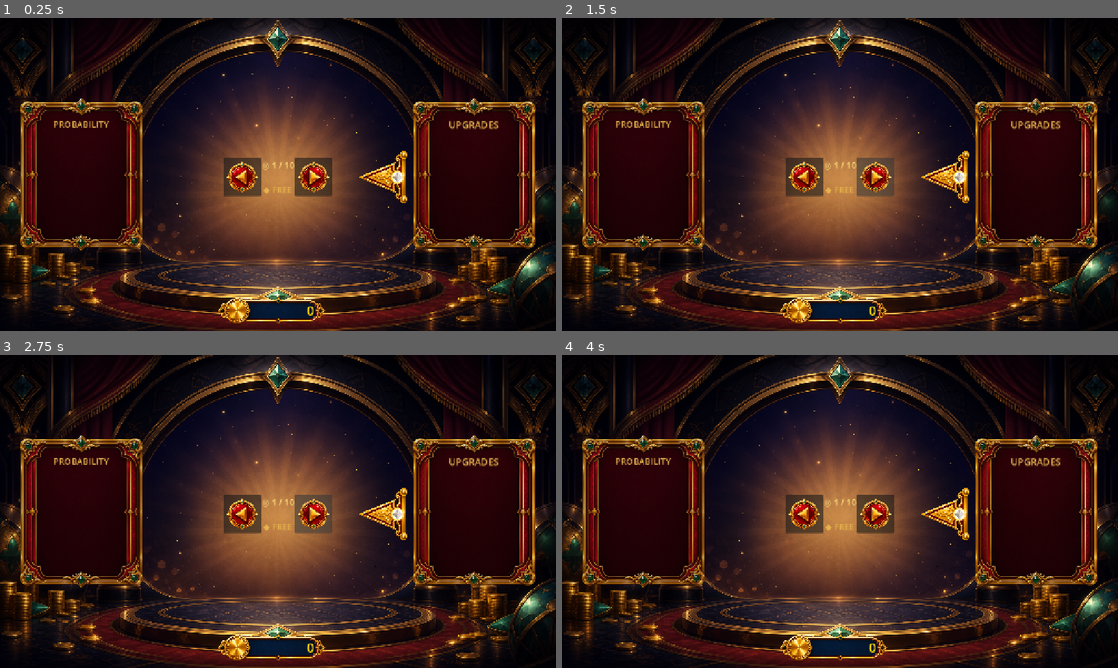
Above: before the commit, frames 1-4 (two rows, left to right).
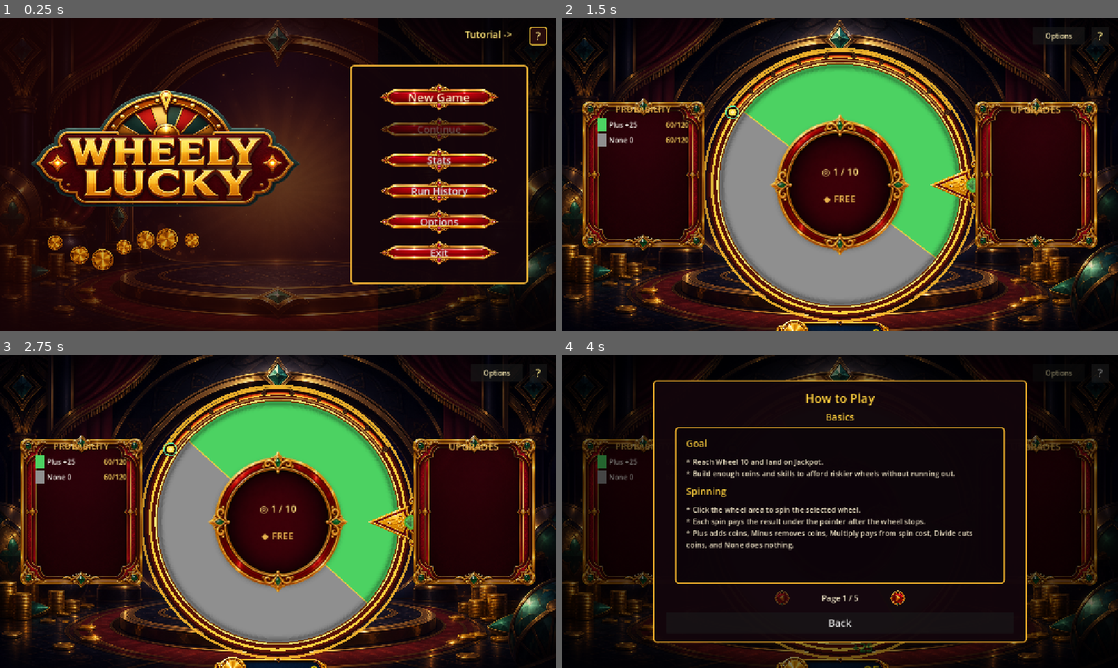
Above: after the commit, the same moments.

Repository: chelij/wheelylucky
Game: Godot game, scene res://scenes/main.tscn
Two runs of this game, one before a commit and one after it. Both use one fixed random seed, a clock stepped at 60 frames per second and the inputs below. Sound files missing from this copy of the repository are replaced by a short silence.
Inputs (mouse positions are in pixels of both pictures, inside the frame that each line leads up to):
- Up to frame 1 (0.25 s): no input
- Up to frame 2 (1.5 s): click (1001, 96) at 0.5 s, where only the run after the commit has a clickable "New Game"; click (873, 177) at 1.27 s
- Up to frame 3 (2.75 s): click (311, 514) at 2.02 s
- Up to frame 4 (4 s): click (806, 514) at 2.77 s; click (1101, 373) at 3.5 s, where only the run after the commit has a clickable "?"

The runs differ from the first frame. In frame 1, 45% of the frame differs, in the area x 0-100%, y 0-100%; in frame 2, 35%; in frame 3, 35%; in frame 4, 45%.
Error before the commit: Parse Error: Could not preload resource script "res://scripts/wheel_config.gd". (res://scripts/game.gd:4)

Commit message:
Tighten wheel balance verification and docs

Diff:
--- a/scripts/verify_polish.gd
+++ b/scripts/verify_polish.gd
@@ -220,17 +220,17 @@
 	_check_contains("scripts/main_menu.gd", "func _layout_menu(viewport_override: Vector2 = Vector2.ZERO)", "Menu layout can be runtime-verified with explicit viewport size")
 	_check_contains("scripts/save_manager.gd", "\"tutorial_sign_seen\": false", "Tutorial sign seen flag has default")
 	_check_file_exists("wheel_balance.md", "Wheel balance snapshot exists")
-	_check_contains("wheel_balance.md", "92c0b5c8f72af71efa018a5d8864c0612ed98241", "Wheel balance snapshot records recovered blob source")
-	_check_contains("wheel_balance.md", "| W5 | 1200 | `+1800`", "Wheel balance snapshot records tuned W5 Plus")
-	_check_contains("wheel_balance.md", "| W6 | 5000 | `+7500`", "Wheel balance snapshot records tuned W6 Plus")
-	_check_contains("wheel_balance.md", "| W7 | 18000 | `+27000`", "Wheel balance snapshot records tuned W7 Plus")
-	_check_contains("wheel_balance.md", "| W8 | 140000 | `+190000`", "Wheel balance snapshot records tuned W8 Plus")
-	_check_contains("wheel_balance.md", "| W9 | 1200000 | `+1700000`", "Wheel balance snapshot records tuned W9 Plus")
-	_check_contains("scripts/wheel_config.gd", "_mo(\"+1800\", OP_ADD, 1800.0, 53, POSITIVE)", "Wheel config applies tuned W5 Plus")
-	_check_contains("scripts/wheel_config.gd", "_mo(\"+7500\", OP_ADD, 7500.0, 54, POSITIVE)", "Wheel config applies tuned W6 Plus")
-	_check_contains("scripts/wheel_config.gd", "_mo(\"+27000\", OP_ADD, 27000.0, 55, POSITIVE)", "Wheel config applies tuned W7 Plus")
-	_check_contains("scripts/wheel_config.gd", "_mo(\"+190000\", OP_ADD, 190000.0, 56, POSITIVE)", "Wheel config applies tuned W8 Plus")
-	_check_contains("scripts/wheel_config.gd", "_mo(\"+1700000\", OP_ADD, 1700000.0, 58, POSITIVE)", "Wheel config applies tuned W9 Plus")
+	_check_contains("wheel_balance.md", "Smoothed cost curve", "Wheel balance snapshot records smoothed balance goal")
+	_check_contains("wheel_balance.md", "| W5 | 800 | `+2,006`", "Wheel balance snapshot records smoothed W5 Plus")
+	_check_contains("wheel_balance.md", "| W6 | 2,500 | `+6,019`", "Wheel balance snapshot records smoothed W6 Plus")
+	_check_contains("wheel_balance.md", "| W7 | 7,500 | `+17,298`", "Wheel balance snapshot records smoothed W7 Plus")
+	_check_contains("wheel_balance.md", "| W8 | 22,000 | `+49,016`", "Wheel balance snapshot records smoothed W8 Plus")
+	_check_contains("wheel_balance.md", "| W9 | 65,000 | `+140,568`", "Wheel balance snapshot records smoothed W9 Plus")
+	_check_contains("scripts/wheel_config.gd", "_mo(\"+2006\", OP_ADD, 2006.0, 53, POSITIVE)", "Wheel config applies smoothed W5 Plus")
+	_check_contains("scripts/wheel_config.gd", "_mo(\"+6019\", OP_ADD, 6019.0, 54, POSITIVE)", "Wheel config applies smoothed W6 Plus")
+	_check_contains("scripts/wheel_config.gd", "_mo(\"+17298\", OP_ADD, 17298.0, 55, POSITIVE)", "Wheel config applies smoothed W7 Plus")
+	_check_contains("scripts/wheel_config.gd", "_mo(\"+49016\", OP_ADD, 49016.0, 56, POSITIVE)", "Wheel config applies smoothed W8 Plus")
+	_check_contains("scripts/wheel_config.gd", "_mo(\"+140568\", OP_ADD, 140568.0, 58, POSITIVE)", "Wheel config applies smoothed W9 Plus")
 	_check_contains("polish.md", "Status policy: implementation tasks can be checked during development", "Polish status policy is documented")
 	_check_contains("polish.md", "## Manual Playtest Checklist", "Manual playtest checklist exists")
 	_check_contains("polish.md", "## Additional Suggestions Current State", "Additional suggestions current-state summary exists")
--- a/scripts/wheel_config.gd
+++ b/scripts/wheel_config.gd
@@ -36,71 +36,71 @@
 
 static func _get_wheel_2():
 	return [
-		_mo("+60", OP_ADD, 60.0, 50, POSITIVE),
-		_mo("-1", OP_SUBTRACT, 1.0, 30, NEGATIVE),
-		_mo("x9", OP_MULTIPLY, 9.0, 10, MULTIPLY),
+		_mo("+91", OP_ADD, 91.0, 50, POSITIVE),
+		_mo("-2", OP_SUBTRACT, 2.0, 30, NEGATIVE),
+		_mo("x3", OP_MULTIPLY, 3.0, 10, MULTIPLY),
 		_mo("0", OP_NONE, 0.0, 30, SAFE),
 	]
 
 static func _get_wheel_3():
 	return [
-		_mo("+160", OP_ADD, 160.0, 51, POSITIVE),
-		_mo("-8", OP_SUBTRACT, 8.0, 35, NEGATIVE),
-		_mo("x12", OP_MULTIPLY, 12.0, 9, MULTIPLY),
+		_mo("+225", OP_ADD, 225.0, 51, POSITIVE),
+		_mo("-5", OP_SUBTRACT, 5.0, 35, NEGATIVE),
+		_mo("x4", OP_MULTIPLY, 4.0, 9, MULTIPLY),
 		_mo("0", OP_NONE, 0.0, 25, SAFE),
 	]
 
 static func _get_wheel_4():
 	return [
-		_mo("+450", OP_ADD, 450.0, 52, POSITIVE),
-		_mo("-49", OP_SUBTRACT, 49.0, 40, NEGATIVE),
-		_mo("x12", OP_MULTIPLY, 12.0, 8, MULTIPLY),
+		_mo("+668", OP_ADD, 668.0, 52, POSITIVE),
+		_mo("-18", OP_SUBTRACT, 18.0, 40, NEGATIVE),
+		_mo("x4", OP_MULTIPLY, 4.0, 8, MULTIPLY),
 		_mo("0", OP_NONE, 0.0, 20, SAFE),
 	]
 
 static func _get_wheel_5():
 	return [
-		_mo("+1800", OP_ADD, 1800.0, 53, POSITIVE),
-		_mo("-262", OP_SUBTRACT, 262.0, 45, NEGATIVE),
-		_mo("x14", OP_MULTIPLY, 14.0, 7, MULTIPLY),
+		_mo("+2006", OP_ADD, 2006.0, 53, POSITIVE),
+		_mo("-60", OP_SUBTRACT, 60.0, 45, NEGATIVE),
+		_mo("x4", OP_MULTIPLY, 4.0, 7, MULTIPLY),
 		_mo("0", OP_NONE, 0.0, 15, SAFE),
 	]
 
 static func _get_wheel_6():
 	return [
-		_mo("+7500", OP_ADD, 7500.0, 54, POSITIVE),
-		_mo("-1375", OP_SUBTRACT, 1375.0, 50, NEGATIVE),
-		_mo("x16", OP_MULTIPLY, 16.0, 6, MULTIPLY),
+		_mo("+6019", OP_ADD, 6019.0, 54, POSITIVE),
+		_mo("-200", OP_SUBTRACT, 200.0, 50, NEGATIVE),
+		_mo("x3", OP_MULTIPLY, 3.0, 6, MULTIPLY),
 		_mo("0", OP_NONE, 0.0, 10, SAFE),
 	]
 
 static func _get_wheel_7():
 	return [
-		_mo("+27000", OP_ADD, 27000.0, 55, POSITIVE),
-		_mo("-5962", OP_SUBTRACT, 5962.0, 50, NEGATIVE),
-		_mo("x18", OP_MULTIPLY, 18.0, 5, MULTIPLY),
+		_mo("+17298", OP_ADD, 17298.0, 55, POSITIVE),
+		_mo("-638", OP_SUBTRACT, 638.0, 50, NEGATIVE),
+		_mo("x3", OP_MULTIPLY, 3.0, 5, MULTIPLY),
 		_mo("0", OP_NONE, 0.0, 10, SAFE),
 	]
 
 static func _get_wheel_8():
 	return [
-		_mo("+190000", OP_ADD, 190000.0, 56, POSITIVE),
-		_mo("-54250", OP_SUBTRACT, 54250.0, 55, NEGATIVE),
-		_mo("x18", OP_MULTIPLY, 18.0, 4, MULTIPLY),
+		_mo("+49016", OP_ADD, 49016.0, 56, POSITIVE),
+		_mo("-1980", OP_SUBTRACT, 1980.0, 55, NEGATIVE),
+		_mo("x3", OP_MULTIPLY, 3.0, 4, MULTIPLY),
 		_mo("0", OP_NONE, 0.0, 5, SAFE),
 	]
 
 static func _get_wheel_9():
 	return [
-		_mo("+1700000", OP_ADD, 1700000.0, 58, POSITIVE),
-		_mo("-532500", OP_SUBTRACT, 532500.0, 55, NEGATIVE),
-		_mo("x20", OP_MULTIPLY, 20.0, 2, MULTIPLY),
+		_mo("+140568", OP_ADD, 140568.0, 58, POSITIVE),
+		_mo("-6175", OP_SUBTRACT, 6175.0, 55, NEGATIVE),
+		_mo("x4", OP_MULTIPLY, 4.0, 2, MULTIPLY),
 		_mo("0", OP_NONE, 0.0, 5, SAFE),
 	]
 
 static func _get_wheel_10():
 	return [
-		_mo("-6000000", OP_SUBTRACT, 6000000.0, 40, NEGATIVE),
+		_mo("-100000", OP_SUBTRACT, 100000.0, 40, NEGATIVE),
 		_mo("JACKPOT", OP_MULTIPLY, 10.0, 1, JACKPOT),
 		_mo("0", OP_NONE, 0.0, 79, SAFE),
 	]
@@ -117,14 +117,14 @@
 		1: return 0
 		2: return 25
 		3: return 75
-		4: return 300
-		5: return 1200
-		6: return 5000
-		7: return 18000
-		8: return 140000
-		9: return 1200000
-		10: return 12000000
-	return 12000000
+		4: return 250
+		5: return 800
+		6: return 2500
+		7: return 7500
+		8: return 22000
+		9: return 65000
+		10: return 200000
+	return 200000
 
 static func get_outcomes(wheel_num: int):
 	var raw_outcomes
@@ -203,7 +203,7 @@
 				elif o[IDX_OP] == OP_SUBTRACT and int(o[IDX_SLOTS]) > 0:
 					src.append(o)
 			if pos.size() > 0 and src.size() > 0:
-				src.sort_custom(func(s): return int(s[IDX_SLOTS])) # most slots first
+				src.sort_custom(func(a, b): return int(a[IDX_SLOTS]) < int(b[IDX_SLOTS]))
 				src[-1][IDX_SLOTS] -= 1
 				pos[_i % pos.size()][IDX_SLOTS] += 1
 
@@ -213,13 +213,15 @@
 		var per_stack = SkillEffects.MOMENTUM_POSITIVE_SLOTS_PER_STACK
 		var bonus_slots = min(game.momentum_stacks * per_stack, max_bonus)
 		for _i in range(bonus_slots):
-			var plus = [o for o in outcomes if o[IDX_OP] == OP_ADD]
+			var plus = []
 			var src = []
 			for o in outcomes:
-				if o[IDX_OP] != OP_ADD and int(o[IDX_SLOTS]) > 0:
+				if o[IDX_OP] == OP_ADD:
+					plus.append(o)
+				elif int(o[IDX_SLOTS]) > 0:
 					src.append(o)
 			if plus.size() > 0 and src.size() > 0:
-				src.sort_custom(func(s): return int(s[IDX_SLOTS]))
+				src.sort_custom(func(a, b): return int(a[IDX_SLOTS]) < int(b[IDX_SLOTS]))
 				src[-1][IDX_SLOTS] -= 1
 				plus[_i % plus.size()][IDX_SLOTS] += 1
 
Not shown, changed: polish.md
Not shown, changed: wheel_balance.md
